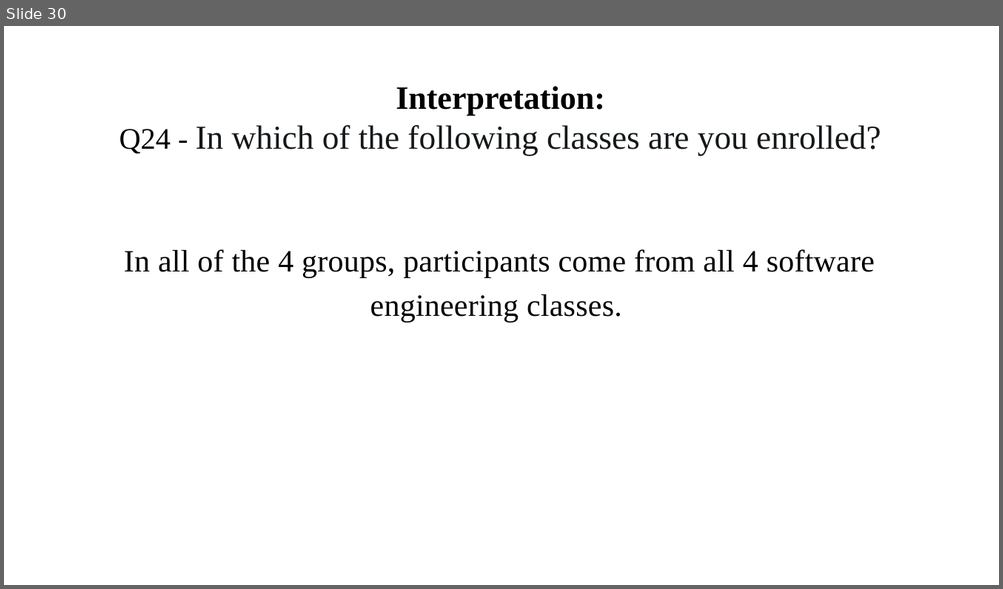
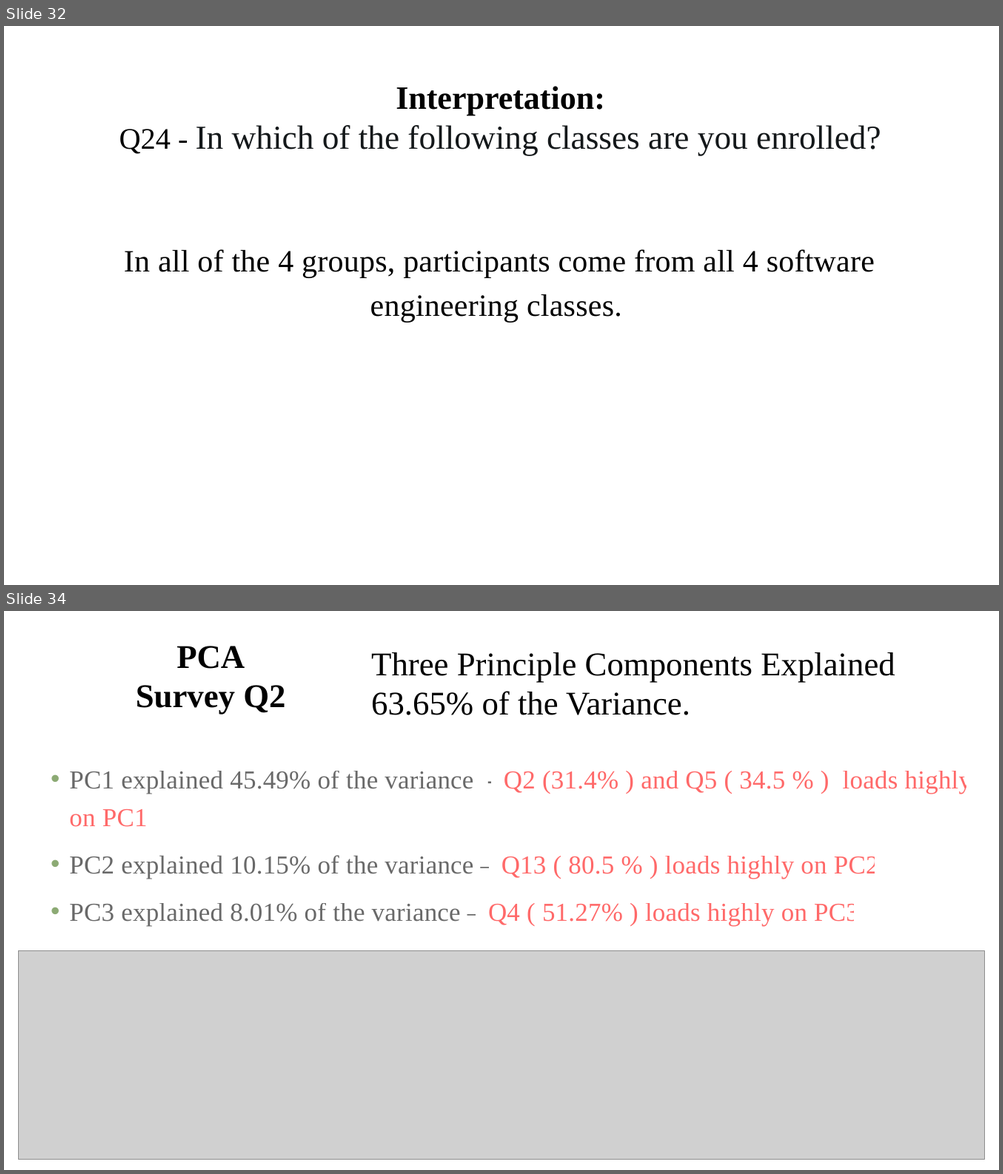
Before and after one commit to ironhacks/spring-2017-analysis, a slide deck: surveys/survey_analysis_and_pca_theory.pptx. Shown one above the other, each under a label of ours: slide 30 before the commit, slides 32 and 34 after it; the slides between them are not shown. The pictures are 1003x589 and 1003x1174 pixels, drawn with LibreOffice and Linux fonts; fonts in the diff are those of the drawing; grey boxes stand for pictures. Boxes give left, top, right and bottom in pixels: in the first picture for what was removed or moved away, otherwise in the second. Text is boxed around its words. In the diff, an @@ line names an element or a change of style, - is before the commit and + after.

Commit message:
survey update

```diff
--- a/surveys/survey_analysis_and_pca_theory.pptx
+++ b/surveys/survey_analysis_and_pca_theory.pptx
@@ slide 34 added at [4, 611, 999, 1170], background #FFFFFF @@
@@ title added at [136, 646, 285, 715], 32 pt, text #000000, bold @@
+PCA
+Survey Q2
@@ text added at [371, 652, 895, 715], 32 pt, text #000000 @@
+Three Principle Components Explained 63.65% of the Variance.
@@ text added at [69, 771, 972, 927], 25 pt, text #000000 at 58% opacity @@
+• PC1 explained 45.49% of the variance - Q2 (31.4% ) and Q5 ( 34.5 % ) loads highly on PC1
+• PC2 explained 10.15% of the variance – Q13 ( 80.5 % ) loads highly on PC2
+• PC3 explained 8.01% of the variance – Q4 ( 51.27% ) loads highly on PC3
@@ picture added at [18, 951, 984, 1160] @@
@@ what was slide 30 is now slide 32 @@
```
Also in this commit, not shown: 4 other slides added, 3 other files.
